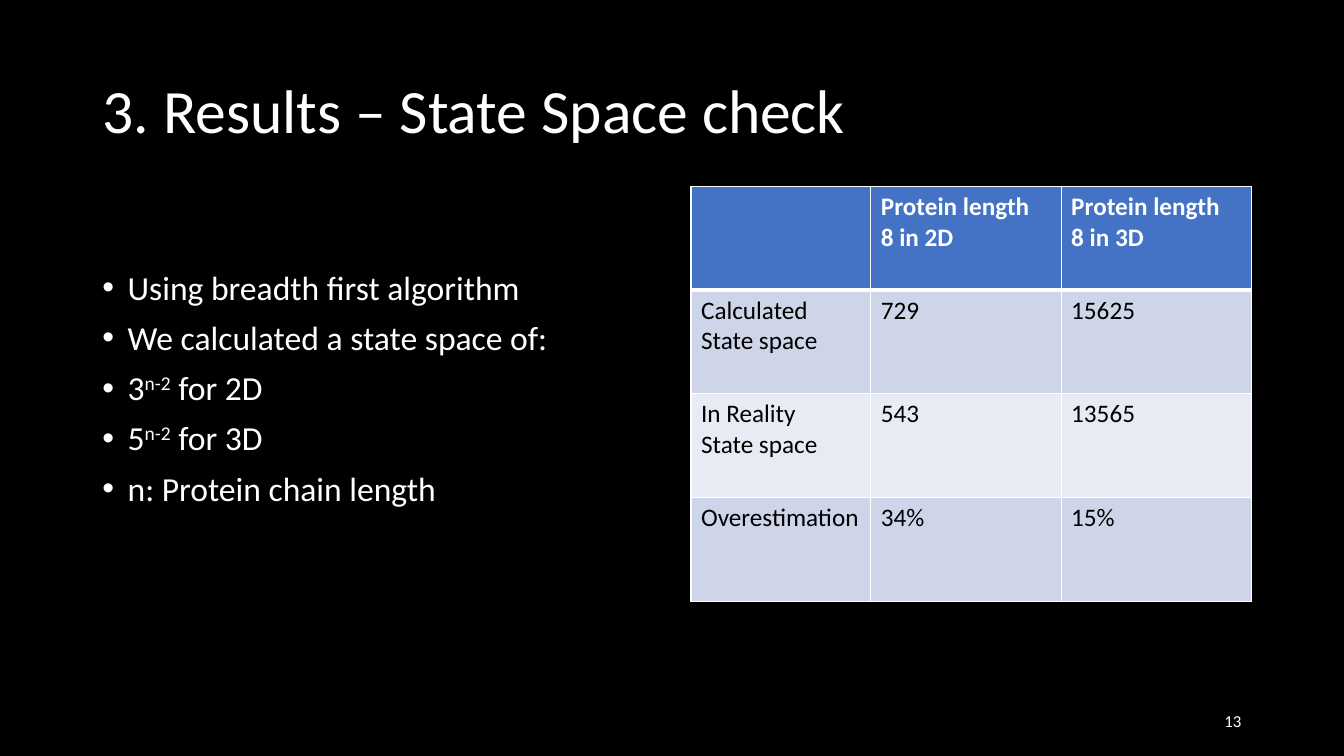
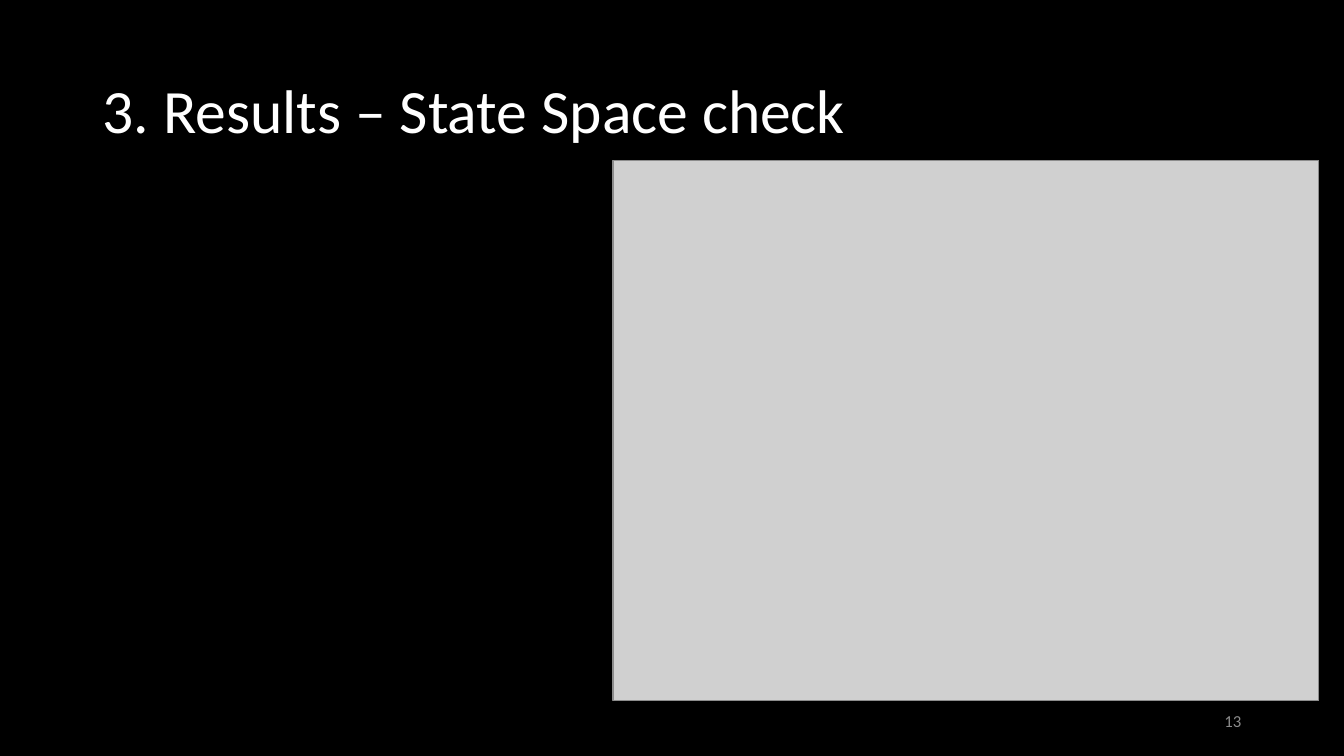
Before and after one commit to Loek21/Protein-Pow-d-er, a slide deck: slide 13 of Docs/Powerpoints/PPP, Week 2, Meeting 1.pptx. Drawn at 1344x756 pixels with LibreOffice and Linux fonts; fonts in the diff are those of the drawing; grey boxes stand for pictures. Boxes give left, top, right and bottom in pixels: in the first picture for what was removed or moved away, otherwise in the second. Text is boxed around its words. In the diff, an @@ line names an element or a change of style, - is before the commit and + after.

Commit message:
updated pp

```diff
--- a/Docs/Powerpoints/PPP, Week 2, Meeting 1.pptx
+++ b/Docs/Powerpoints/PPP, Week 2, Meeting 1.pptx
@@ picture added at [613,160,1319,701] @@
@@ table removed at [692,187,1252,602], 4 rows, 3 columns @@
- | Protein length / 8 in 2D | Protein length / 8 in 3D
-Calculated / State space | 729 | 15625
-In Reality / State space | 543 | 13565
-Overestimation | 34% | 15%
@@ text removed at [128,276,547,507] @@
-• Using breadth first algorithm
-• We calculated a state space of:
-• 3n-2 for 2D
-• 5n-2 for 3D
-• n: Protein chain length
@@ page number at [1224,716,1241,727]: text colour #FFFFFF to #8C8C8C; more space between paragraphs @@
```
Also in this commit, not shown: 1 other slide changed, 1 slide added.
